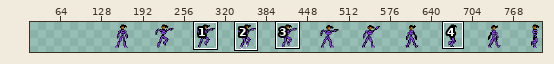
Edited in one commit: sprite sheet (Project/Content/Sprites/Player/Regina.png). The first picture is a wide view before the edit; the outline marks the close-up.
Close-up. First the earlier version:
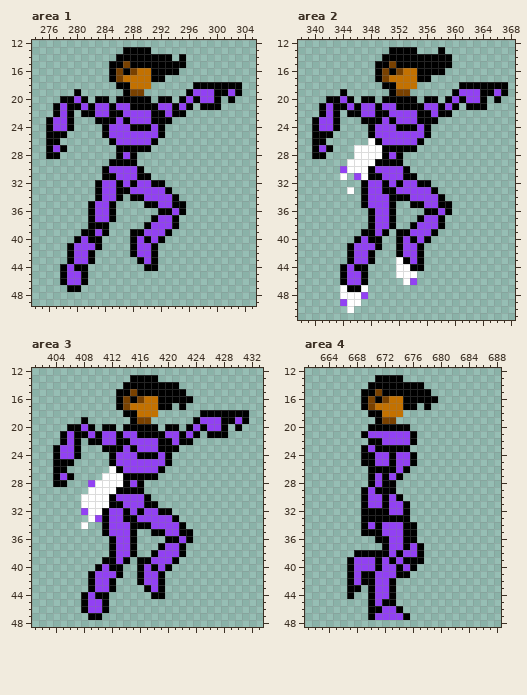
The file is 768x64 pixels. Shown: area 1: x 274..305, y 12..49; area 2: x 338..368, y 12..51; area 3: x 401..433, y 12..48; area 4: x 661..688, y 12..48. The old version is drawn lined up with the new one, on the new canvas. The wide view leaves out empty margins. The commit also changed other parts of the picture, which this record leaves out.
And afterwards:
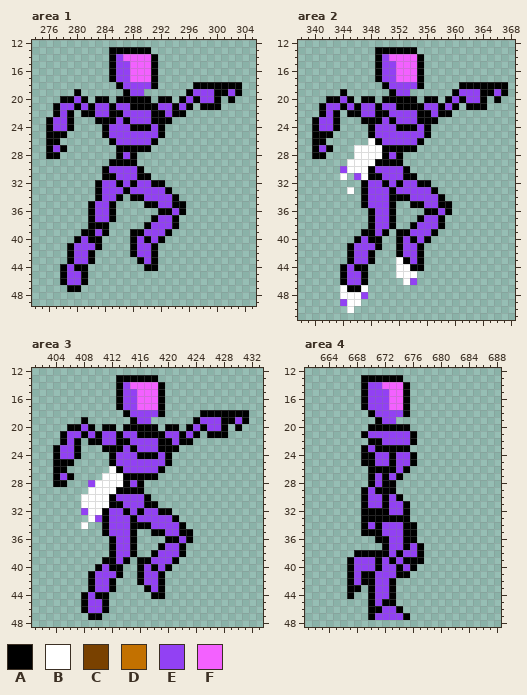
Palette (. is transparent): A #000000  B #ffffff  C #794100  D #c37100  E #9241f3  F #f361ff
The edit:
canvas 768x64 -> 832x64, the old top-left corner now at 64,0
Changed rows in their new state; - is an unchanged pixel.
Area 1:
first column x 279:
13 ------AA---------
14 ------AEFFFF-..-.
15 -------EEFFF-....
16 -------EEFFF-...-
17 -------EEFFF-.---
18 --------EEEEA----
19 ---------EE------
21 E----------------
first column x 286:
33 E
Area 2:
first column x 343:
13 ------AA-------.-
14 ------AEFFFF-....
15 -------EEFFF-....
16 -------EEFFF-...-
17 -------EEFFF-.---
18 --------EEEEA----
19 ---------EE------
21 E----------------
first column x 350:
33 E
Area 3:
first column x 407:
13 ------AA---------
14 ------AEFFFF-..--
15 -------EEFFF-...-
16 -------EEFFF-....
17 -------EEFFF-.-.-
18 --------EEEEA----
19 ---------EE------
21 E----------------
first column x 414:
33 E
Area 4:
first column x 669:
13 AA---------
14 AEEFFF-..--
15 -EEEFF-...-
16 -EEEFF-....
17 -EEEFF-.-.-
18 --EEEEA----
19 ---EE------
